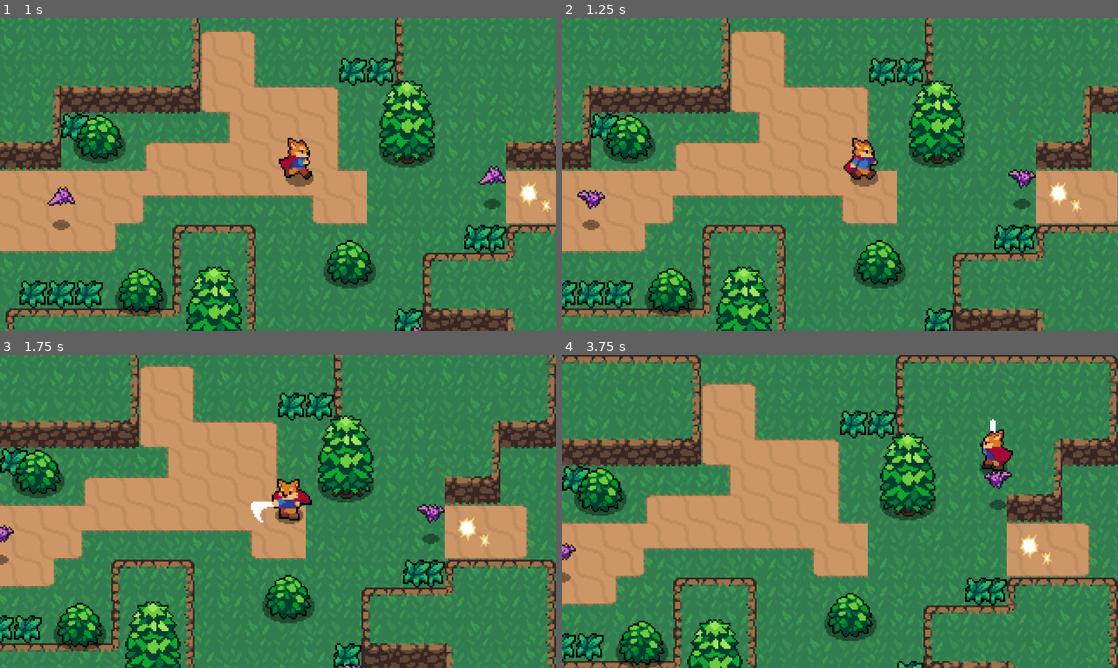
Above: before the commit, frames 1-4 (two rows, left to right).
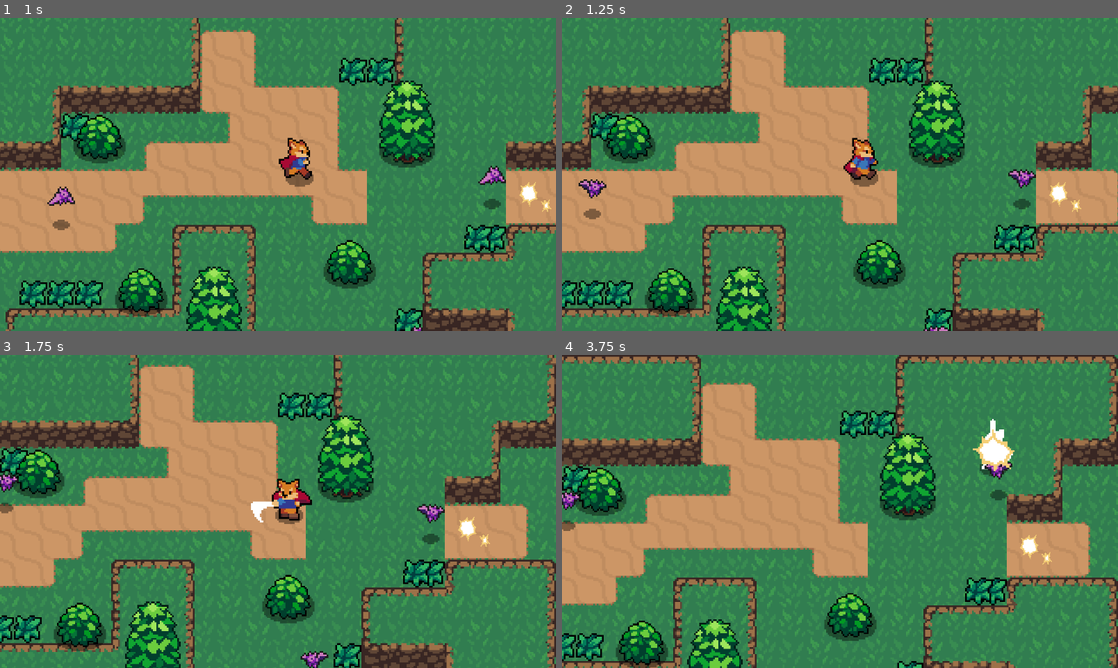
Above: after the commit, the same moments.

Repository: SrilankaDyingDark/xyj2077
Game: Godot game, scene res://world.tscn
Two runs of this game, one before a commit and one after it. Both use one fixed random seed, a clock stepped at 60 frames per second and the inputs below.
Inputs:
- Up to frame 1 (1 s): tap Enter (ui_accept) at 0.5 s; hold Right (ui_right) from 0.53 s (still down); hold Enter (ui_accept) from 0.53 s (still down)
- Up to frame 2 (1.25 s): keep holding Right (ui_right); keep holding Enter (ui_accept)
- Up to frame 3 (1.75 s): release Right (ui_right) at 1.28 s; release Enter (ui_accept) at 1.28 s; hold Down (ui_down) from 1.28 s (still down); tap Space (attack) at 1.35 s; tap Enter (ui_accept) at 1.52, 1.55 s
- Up to frame 4 (3.75 s): tap Enter (ui_accept) at 1.82, 2.85, 3.02, 3.32 s; release Down (ui_down) at 2.03 s; hold Right (ui_right) 2.03-2.78 s; hold Enter (ui_accept) 2.03-2.78 s; tap K (roll) at 2.1 s; hold Up (ui_up) 2.78-3.53 s; hold Left (ui_left) from 3.53 s (still down); hold Enter (ui_accept) from 3.53 s (still down); tap Space (attack) at 3.6 s

Frame 1 is identical in both runs. In frame 2, 0.5% of the frame differs, in the area x 2-70%, y 51-100%; in frame 3, 0.5%; in frame 4, 1.3%, in the area x 0-82%, y 23-73%.

Commit message:
碰撞层修复
终于晓得怎么弄了

Diff:
--- a/Enemies/bat.tscn
+++ b/Enemies/bat.tscn
@@ -131,7 +131,8 @@
 }
 
 [node name="Bat" type="CharacterBody2D"]
-collision_layer = 2
+collision_layer = 16
+collision_mask = 2
 script = ExtResource("1_g687e")
 
 [node name="AnimatedSprite" type="AnimatedSprite2D" parent="."]
--- a/Player/player.tscn
+++ b/Player/player.tscn
@@ -876,7 +876,7 @@
 
 [node name="Player" type="CharacterBody2D"]
 collision_layer = 255
-collision_mask = 255
+collision_mask = 253
 script = ExtResource("1_4ntmi")
 
 [node name="ShadowSprite" type="Sprite2D" parent="."]
--- a/Scenes_Manager/portal.tscn
+++ b/Scenes_Manager/portal.tscn
@@ -7,7 +7,8 @@
 size = Vector2(20, 25)
 
 [node name="portal" type="Area2D"]
-collision_layer = 4
+collision_layer = 64
+collision_mask = 2
 script = ExtResource("1_pxawt")
 
 [node name="HitEffect" type="Sprite2D" parent="."]
--- a/project.godot
+++ b/project.godot
@@ -116,6 +116,7 @@
 2d_physics/layer_4="EnemyHurtbox"
 2d_physics/layer_5="Enemy"
 2d_physics/layer_6="SoftCollisions"
+2d_physics/layer_7="portal"
 
 [rendering]
 
--- a/world.tscn
+++ b/world.tscn
@@ -1891,6 +1891,7 @@
 
 [node name="Player" parent="Ysort" instance=ExtResource("5_gn8l5")]
 position = Vector2(139, 67)
+collision_layer = 2
 collision_mask = 5
 
 [node name="RemoteTransform2D" type="RemoteTransform2D" parent="Ysort/Player"]
@@ -1954,12 +1955,18 @@
 
 [node name="Bat" parent="Ysort" instance=ExtResource("8_sjtuv")]
 position = Vector2(280, 84)
+collision_layer = 16
+collision_mask = 2
 
 [node name="Bat2" parent="Ysort" instance=ExtResource("8_sjtuv")]
 position = Vector2(32, 96)
+collision_layer = 16
+collision_mask = 2
 
 [node name="Bat3" parent="Ysort" instance=ExtResource("8_sjtuv")]
 position = Vector2(236, 176)
+collision_layer = 16
+collision_mask = 2
 
 [node name="Tree" parent="Ysort" instance=ExtResource("9_cvq6i")]
 position = Vector2(231, 53)
@@ -1977,7 +1984,8 @@
 
 [node name="portal" parent="." instance=ExtResource("11_0to5b")]
 position = Vector2(166, 13)
-collision_layer = 1
+collision_layer = 64
+collision_mask = 2
 next_scene = "res://Scenes_level/level_1.tscn"
 
 [editable path="Ysort/Player/Camera2D"]
